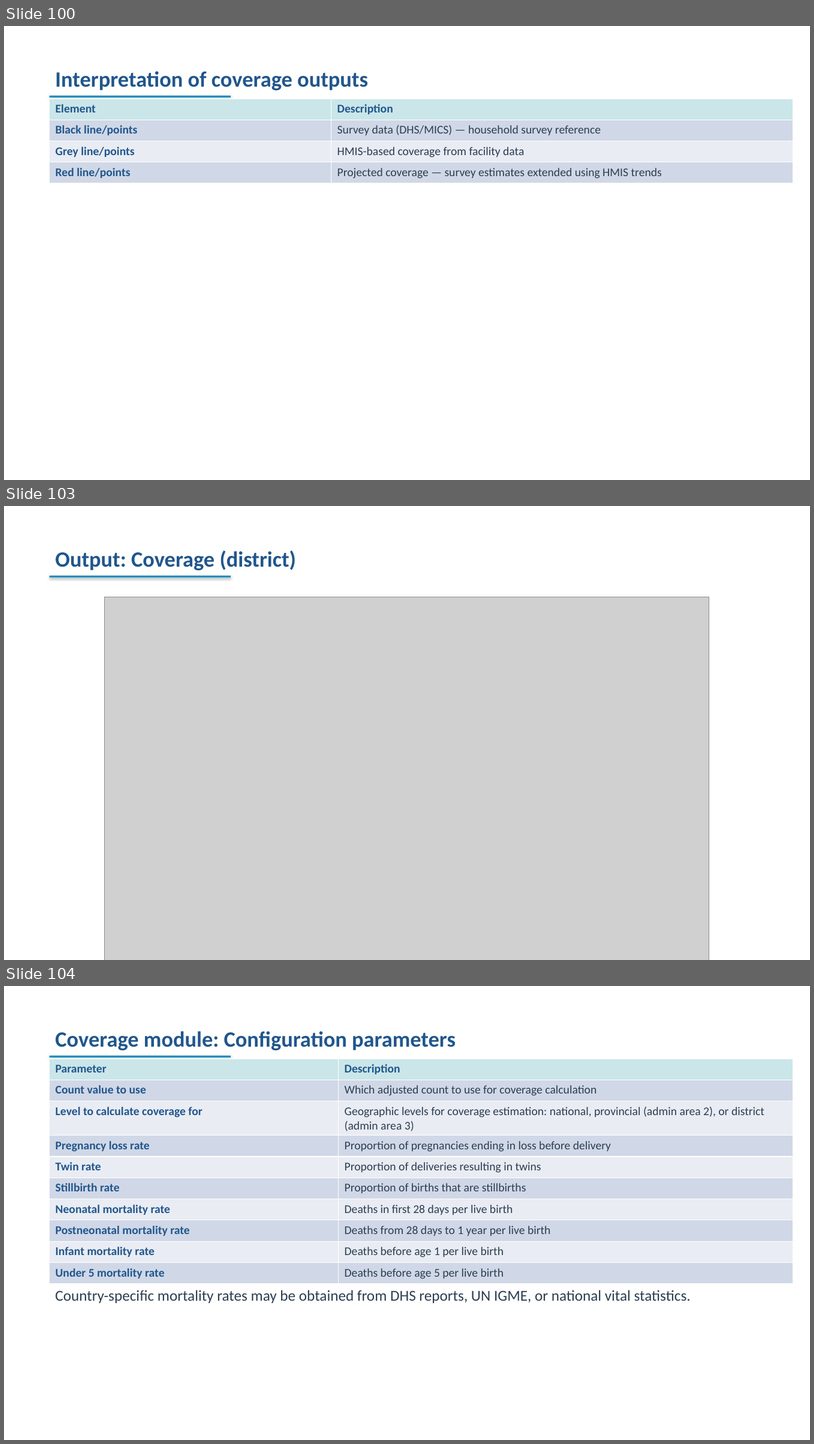
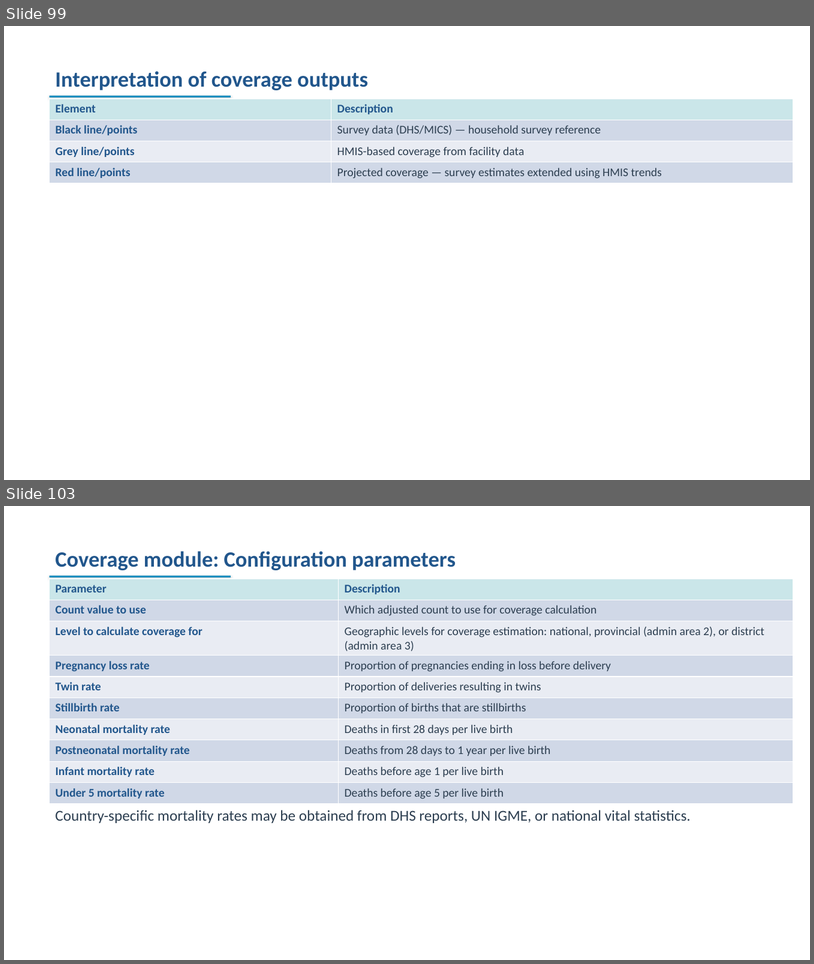
Before and after one commit to FASTR-Analytics/fastr-resource-hub, a slide deck: outputs/2026-zambia_deck.pptx. Shown one above the other, each under a label of ours: slides 100, 103 and 104 before the commit, slides 99 and 103 after it; the slides between them are not shown. The pictures are 814x1444 and 814x964 pixels, drawn with LibreOffice and Linux fonts; fonts in the diff are those of the drawing; grey boxes stand for pictures. Boxes give left, top, right and bottom in pixels: in the first picture for what was removed or moved away, otherwise in the second. Text is boxed around its words. In the diff, an @@ line names an element or a change of style, - is before the commit and + after.

```diff
--- a/outputs/2026-zambia_deck.pptx
+++ b/outputs/2026-zambia_deck.pptx
@@ slide 103 removed at [4,506,810,960], background #FFFFFF @@
@@ text removed at [55,550,296,570] @@
-Output: Coverage (district)
@@ rectangle removed at [50,576,231,577] @@
@@ picture removed at [105,597,710,960] @@
@@ what was slide 100 is now slide 99 @@
@@ what was slide 104 is now slide 103 @@
```
Also in this commit, not shown: 5 slides changed, 2 slides added, 2 other slides removed, 35 other files.
